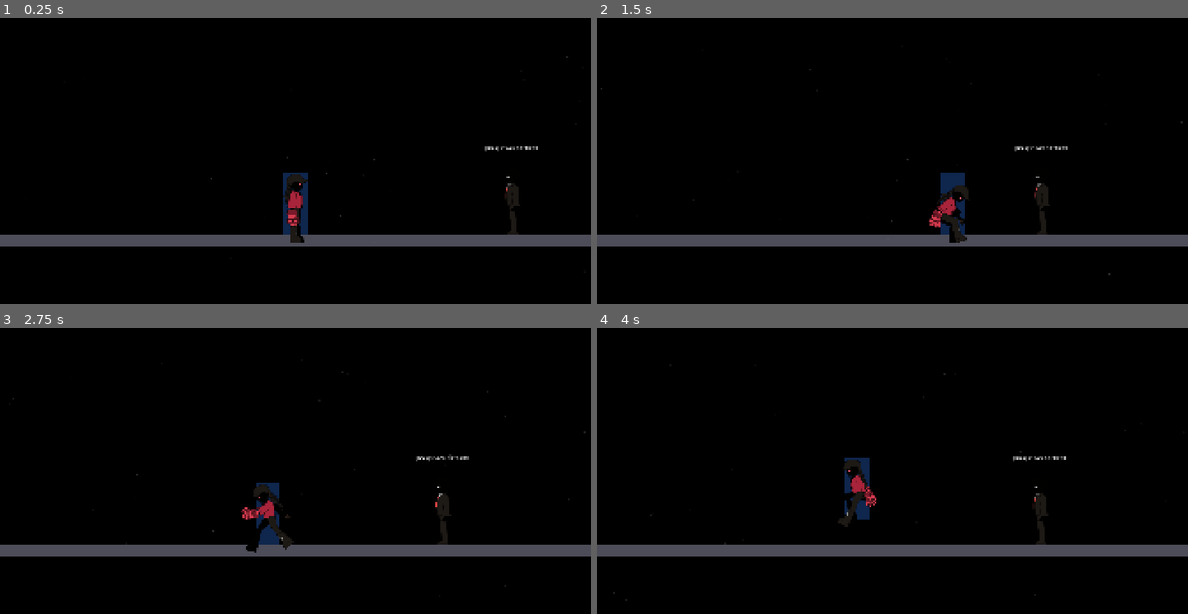
Above: before the commit, frames 1-4 (two rows, left to right).
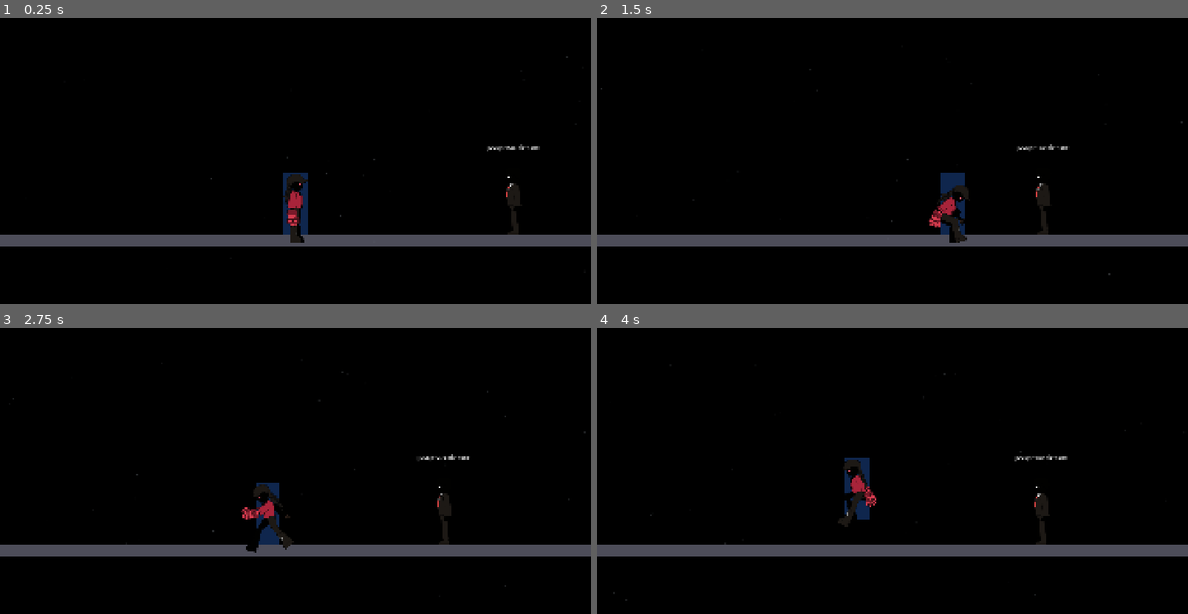
Above: after the commit, the same moments.

Repository: diegocolino/Tren-Test01
Game: Godot game, scene res://scenes/test_combat.tscn
Two runs of this game, one before a commit and one after it. Both use one fixed random seed, a clock stepped at 60 frames per second and the inputs below. This scene is started directly instead of the project's main scene.
Inputs (mouse positions are in pixels of both pictures, inside the frame that each line leads up to):
- Up to frame 1 (0.25 s): no input
- Up to frame 2 (1.5 s): tap Enter (ui_accept) at 0.5 s; move the mouse to (862, 226) at 0.52 s; hold Up (ui_up) 0.53-1.25 s; hold Ctrl (dive) 0.53-1.25 s; tap E (dash) at 0.6 s; click (862, 226) at 0.67 s; tap Space (jump) at 0.77 s; drag from (1069, 209) to (957, 169) at 1.27 s
- Up to frame 3 (2.75 s): move the mouse to (118, 419) at 2.02 s; hold A (move_left) from 2.03 s (still down); hold Ctrl (dive) from 2.03 s (still down); tap Q (attack_kick) at 2.1 s
- Up to frame 4 (4 s): release A (move_left) at 2.75 s; release Ctrl (dive) at 2.75 s; drag from (922, 471) to (715, 419) at 2.77 s; move the mouse to (803, 388) at 3.52 s; hold Down (ui_down) from 3.53 s (still down); hold S (crouch) from 3.53 s (still down); tap Space (jump) at 3.77 s; tap Ctrl (dive) at 3.8 s

The runs differ from the first frame. In frame 1, 0.2% of the frame differs, in the area x 82-92%, y 44-75%; in frame 2, 0.2%; in frame 3, 0.2%; in frame 4, 0.2%.

Commit message:
feat(combat): Dash directed to closest agent in direction (V1.3 substep 4)
E+A or E+D with vulnerable agent in input direction → dash lands beside agent.
Without target (no agent, DEAD agent, agent too far): neutral dash.

Decisions:
- Velocity = same as neutral (dash_distance_neutral / dash_duration),
  duration variable based on distance to target. Target at 280px = 8f,
  at 560px = 16f. No cap.
- Target selection: euclidean distance, not horizontal pure. Prepared
  for verticality in V2.
- Target = ANY alive agent (state != DEAD). Includes KO, AIRTIME,
  STUNT, FALLEN — all valid targets. Corrects roadmap which initially
  excluded them.
- Facing: Kive turns toward target in TARGET MODE — explicit exception
  to "Kive nunca mira atrás" decision. Justification: dashing toward
  a chosen agent is deliberate. Neutral dash preserves facing.
- Target static: velocity calculated in enter(), not recalculated.

New helpers:
- kive.find_closest_agent_in_direction(direction): euclidean distance,
  filters by direction sign and is_dash_target().
- agent.is_dash_target() and agent_dummy.is_dash_target(): true if
  state != DEAD.

New stats: dash_target_range (600px), dash_target_offset (80px).

Adelanto del sub-paso 7: AgentDummy2 added to test_combat.tscn at
~600px right of first dummy. Both face Kive. F7 reset works for both
automatically (each dummy listens to F7 in own _physics_process).
Sub-paso 7 (chain preservation) no longer needs to add second dummy.

Co-Authored-By: Claude Opus 4.6 (1M context) <noreply@anthropic.com>

Diff:
--- a/player/states/movement/dash.gd
+++ b/player/states/movement/dash.gd
@@ -1,4 +1,6 @@
 ## Dash (E). Fases: active → recovery.
+## Neutral: E alone or E+A/D without target in range.
+## Directed: E+A/D with valid target in direction → dash to target.
 class_name Dash extends State
 
 var kive: Kive
@@ -6,6 +8,8 @@
 var phase: String = "active"
 var phase_timer: float = 0.0
 var _dash_direction: float = 0.0
+var _dash_active_duration: float = 0.0
+var _target_mode: bool = false
 
 
 func enter(_prev: StringName, _msg: Dictionary = {}) -> void:
@@ -19,14 +23,34 @@
 	else:
 		_dash_direction = -1.0 if kive.sprite.flip_h else 1.0
 
+	# Target detection
+	var neutral_speed: float = stats.dash_distance_neutral / stats.dash_duration
+	var target: Node2D = kive.find_closest_agent_in_direction(_dash_direction)
+	if target and kive.global_position.distance_to(target.global_position) <= stats.dash_target_range:
+		var dx: float = target.global_position.x - kive.global_position.x
+		var target_x: float = target.global_position.x - sign(dx) * stats.dash_target_offset
+		var distance: float = abs(target_x - kive.global_position.x)
+		_dash_active_duration = distance / neutral_speed
+		_dash_direction = sign(dx)
+		_target_mode = true
+		# Facing: turn toward target (exception to "nunca mira atrás")
+		kive.sprite.flip_h = dx < 0
+	else:
+		_dash_active_duration = stats.dash_duration
+		_target_mode = false
+
 	phase = "active"
 	phase_timer = 0.0
-	kive.velocity.x = _dash_direction * (stats.dash_distance_neutral / stats.dash_duration)
+	kive.velocity.x = _dash_direction * neutral_speed
 	kive.sprite.play("run")
 
 	if DebugOverlay.show_debug_text:
-		print("[Dash] enter | direction=%.0f | in_air=%s | vx=%.1f" % [
-			_dash_direction, kive.is_in_air, kive.velocity.x])
+		if _target_mode:
+			print("[Dash] enter | TARGET MODE | direction=%.0f | duration=%.3f | in_air=%s" % [
+				_dash_direction, _dash_active_duration, kive.is_in_air])
+		else:
+			print("[Dash] enter | NEUTRAL | direction=%.0f | in_air=%s | vx=%.1f" % [
+				_dash_direction, kive.is_in_air, kive.velocity.x])
 
 
 func physics_update(delta: float) -> StringName:
@@ -38,7 +62,7 @@
 	match phase:
 		"active":
 			kive.velocity.x = _dash_direction * (stats.dash_distance_neutral / stats.dash_duration)
-			if phase_timer >= stats.dash_duration:
+			if phase_timer >= _dash_active_duration:
 				phase = "recovery"
 				phase_timer = 0.0
 		"recovery":
--- a/player/stats/kive_stats.gd
+++ b/player/stats/kive_stats.gd
@@ -74,3 +74,5 @@
 @export var dash_duration: float = 0.133
 @export var dash_distance_neutral: float = 280.0
 @export var dash_recovery: float = 0.083
+@export var dash_target_range: float = 600.0
+@export var dash_target_offset: float = 80.0
--- a/scenes/test_combat.tscn
+++ b/scenes/test_combat.tscn
@@ -36,7 +36,7 @@
 position = Vector2(600, 680)
 
 [node name="AgentDummy" type="CharacterBody2D" parent="." unique_id=499199927 groups=["agent"]]
-position = Vector2(1300, 744)
+position = Vector2(1304, 744)
 collision_layer = 4
 collision_mask = 8
 script = ExtResource("2_dummy")
@@ -46,6 +46,8 @@
 dive_ground_knockback_horizontal = 400.0
 dive_air_knockback_horizontal = 1600.0
 dive_air_knockback_vertical = 400.0
+airtime_push_horizontal = 400.0
+airtime_push_vertical = 800.0
 facing_right = false
 
 [node name="AnimatedSprite2D" type="AnimatedSprite2D" parent="AgentDummy" unique_id=657019883]
@@ -73,3 +75,42 @@
 offset_right = 100.0
 offset_bottom = -235.0
 horizontal_alignment = 1
+
+[node name="AgentDummy2" type="CharacterBody2D" parent="." unique_id=285197136 groups=["agent"]]
+position = Vector2(1900, 744)
+collision_layer = 4
+collision_mask = 8
+script = ExtResource("2_dummy")
+kick_push_distance = 400.0
+kick_push_duration = 0.4
+dive_ground_knockback_vertical = 1600.0
+dive_ground_knockback_horizontal = 400.0
+dive_air_knockback_horizontal = 1600.0
+dive_air_knockback_vertical = 400.0
+facing_right = false
+
+[node name="AnimatedSprite2D" type="AnimatedSprite2D" parent="AgentDummy2" unique_id=75158230]
+position = Vector2(0, -90)
+sprite_frames = ExtResource("3_frames")
+animation = &"idle"
+autoplay = "idle"
+
+[node name="CollisionShape2D" type="CollisionShape2D" parent="AgentDummy2" unique_id=560819026]
+position = Vector2(0, -64)
+shape = SubResource("dummy_body_shape")
+
+[node name="Hurtbox" type="Area2D" parent="AgentDummy2" unique_id=52186845]
+z_index = 5
+collision_layer = 4
+collision_mask = 0
+
+[node name="CollisionShape2D" type="CollisionShape2D" parent="AgentDummy2/Hurtbox" unique_id=1339843378]
+position = Vector2(0, -64)
+shape = SubResource("dummy_hurtbox_shape")
+
+[node name="DebugLabel" type="Label" parent="AgentDummy2" unique_id=1498291448]
+offset_left = -100.0
+offset_top = -260.0
+offset_right = 100.0
+offset_bottom = -235.0
+horizontal_alignment = 1
--- a/scripts/agent.gd
+++ b/scripts/agent.gd
@@ -749,6 +749,10 @@
 	return _get_position_tier(other)
 
 
+func is_dash_target() -> bool:
+	return state != AgentState.DEAD
+
+
 # ========== ANIMATION SEQUENCES ==========
 
 func _play_stunt_entry() -> void:
--- a/scripts/agent_dummy.gd
+++ b/scripts/agent_dummy.gd
@@ -356,6 +356,10 @@
 	return _get_position_tier(other)
 
 
+func is_dash_target() -> bool:
+	return state != DummyState.DEAD
+
+
 # ========== ANIMATION SEQUENCES ==========
 
 func _play_anim_chain(chain: Array[String]) -> void:
--- a/scripts/kive.gd
+++ b/scripts/kive.gd
@@ -155,6 +155,26 @@
 	# DiveGround: no velocity change — Kive almost passes through
 
 	deactivate_dive_hitbox()
+
+
+# ========== DASH TARGETING ==========
+
+func find_closest_agent_in_direction(direction: float) -> Node2D:
+	var closest: Node2D = null
+	var closest_dist: float = INF
+	for agent: Node in get_tree().get_nodes_in_group("agent"):
+		if not is_instance_valid(agent):
+			continue
+		if agent.has_method("is_dash_target") and not agent.is_dash_target():
+			continue
+		var dx: float = agent.global_position.x - global_position.x
+		if sign(dx) != sign(direction):
+			continue
+		var dist: float = global_position.distance_to(agent.global_position)
+		if dist < closest_dist:
+			closest_dist = dist
+			closest = agent
+	return closest
 
 
 # ========== W CHAIN ==========
